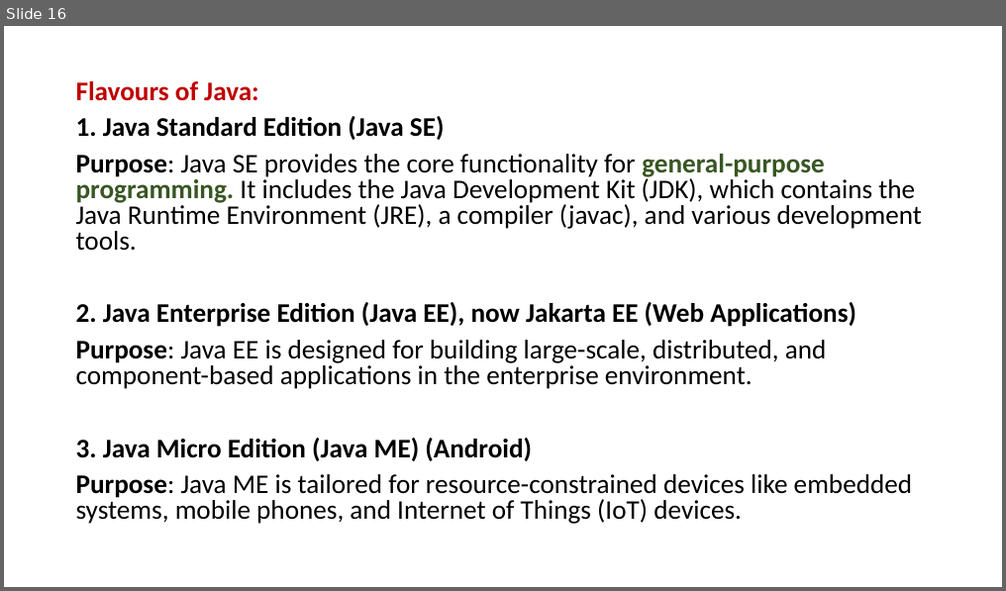
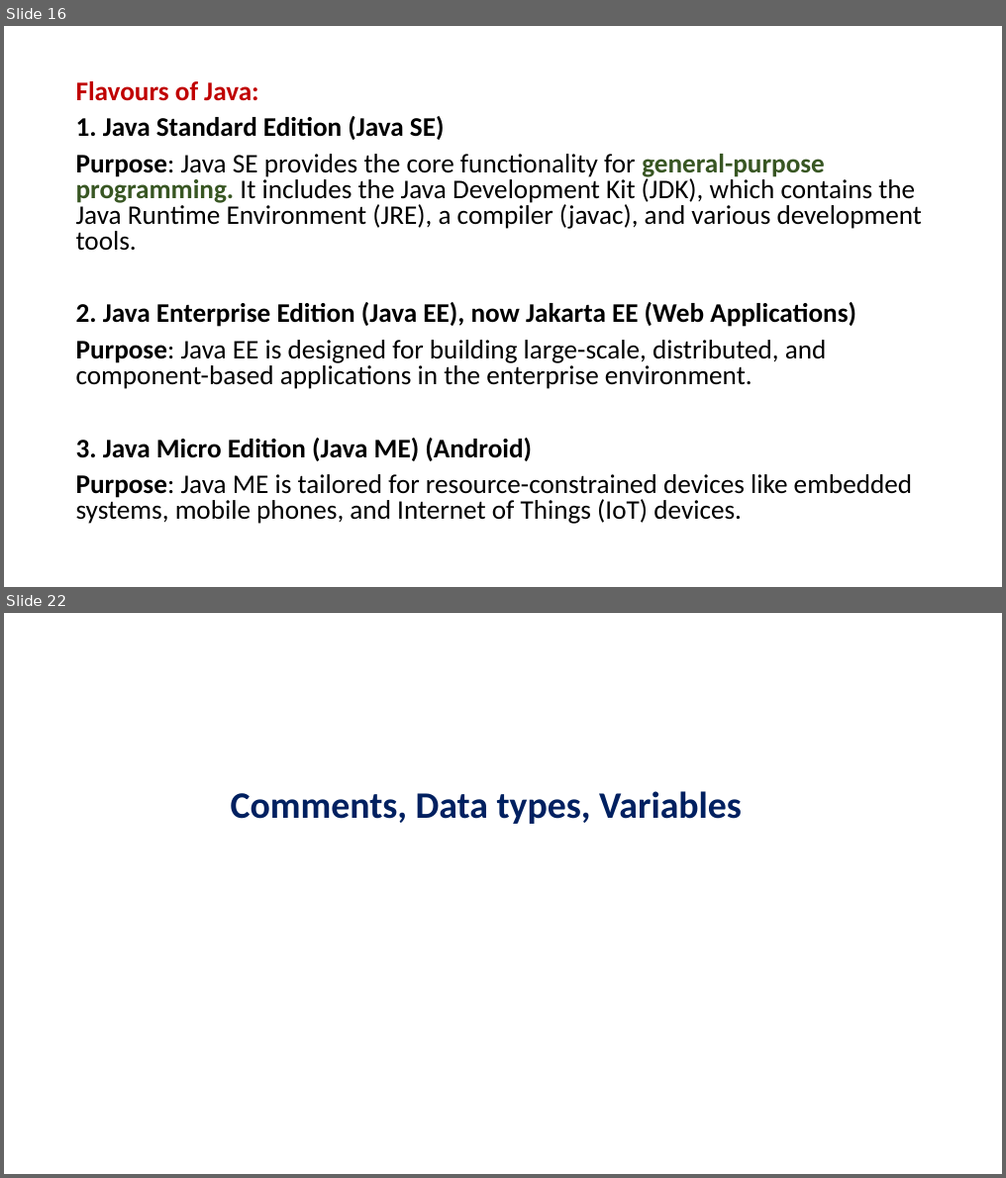
Before and after one commit to PRAMOD-VISHNU-NAIK/MCA-2nd-Sem-Shridevi-College, a slide deck: Theory Class-Notes/Java MCA-2.pptx. Shown one above the other, each under a label of ours: slide 16 before the commit, slides 16 and 22 after it; the slides between them are not shown. The pictures are 1006x591 and 1006x1178 pixels, drawn with LibreOffice and Linux fonts; fonts in the diff are those of the drawing. Boxes give left, top, right and bottom in pixels: in the first picture for what was removed or moved away, otherwise in the second. Text is boxed around its words. In the diff, an @@ line names an element or a change of style, - is before the commit and + after.

```diff
--- a/Theory Class-Notes/Java MCA-2.pptx
+++ b/Theory Class-Notes/Java MCA-2.pptx
@@ slide 22 added at bbox=[4, 613, 1002, 1174], background #FFFFFF @@
@@ text added at bbox=[231, 791, 742, 824], 36 pt, text #002060, bold @@
+Comments, Data types, Variables
```
Also in this commit, not shown: 6 other slides added, 1 slide removed, 1 other file.
